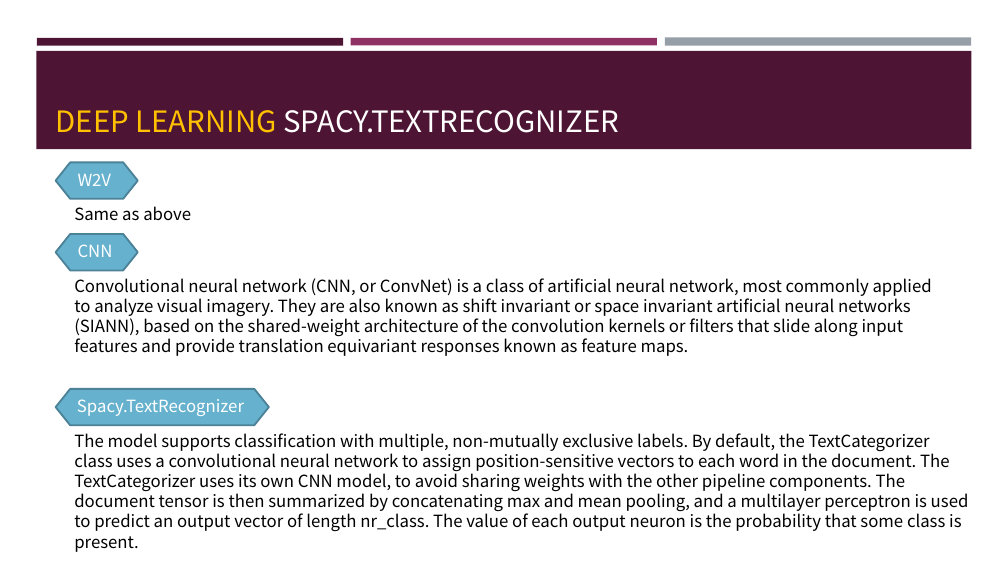
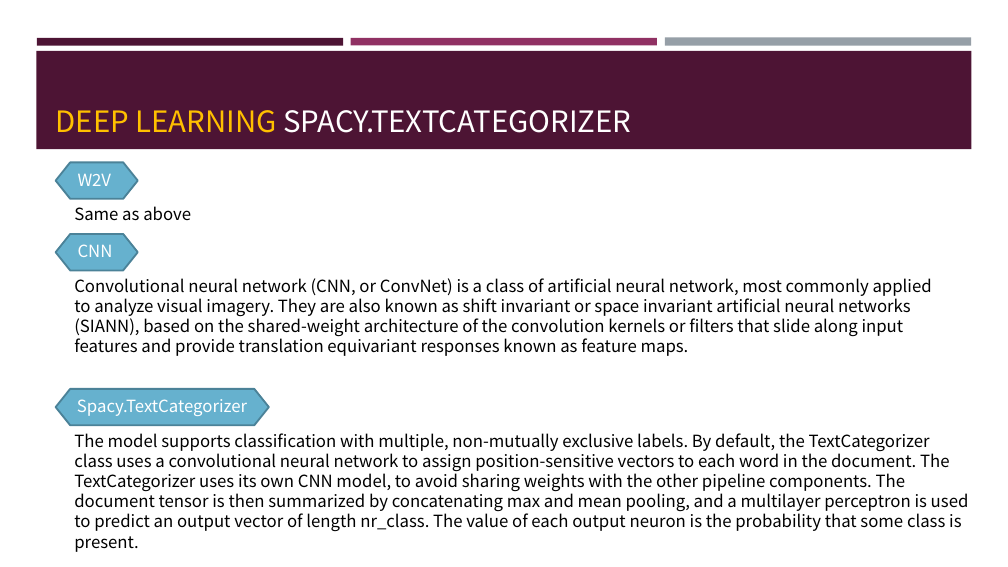
Before and after one commit to frankye1000/NYCU-DigitalMedicine, a slide deck: slide 13 of Case_Presentation_1/ppt/case1_CT_02.pptx. Drawn at 1008x567 pixels with LibreOffice and Linux fonts; fonts in the diff are those of the drawing. Boxes give left, top, right and bottom in pixels: in the first picture for what was removed or moved away, otherwise in the second. Text is boxed around its words. In the diff, an @@ line names an element or a change of style, - is before the commit and + after.

Commit message:
update ppt

```diff
--- a/Case_Presentation_1/ppt/case1_CT_02.pptx
+++ b/Case_Presentation_1/ppt/case1_CT_02.pptx
@@ title at <box>56,110,631,133</box>: text changed @@
-DEEP LEARNING SPACY.TEXTRECOGNIZER
+DEEP LEARNING SPACY.TEXTCATEGORIZER
@@ text at <box>77,399,247,416</box>: text changed @@
-Spacy.TextRecognizer
+Spacy.TextCategorizer
```
Also in this commit, not shown: 1 other slide changed.
